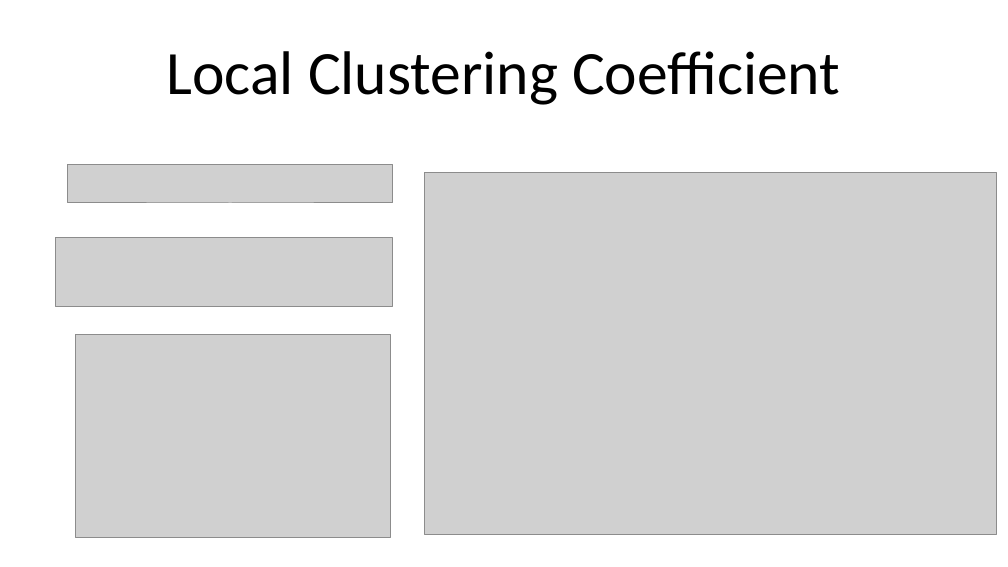
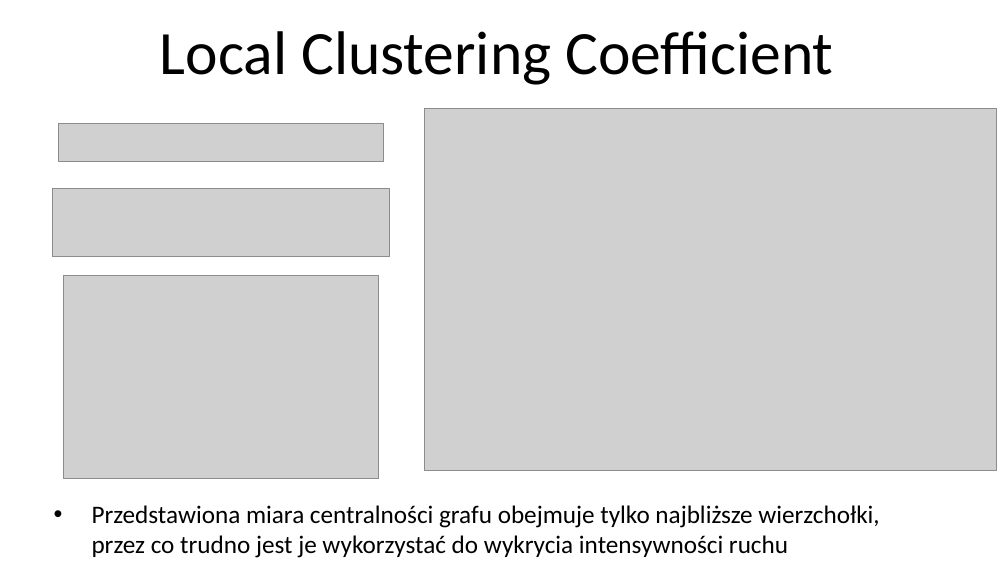
Before and after one commit to Albertll/PathViewer, a slide deck: slide 4 of Prezentacja.pptx (slide 5 before the commit). Drawn at 1008x567 pixels with LibreOffice and Linux fonts; fonts in the diff are those of the drawing; grey boxes stand for pictures. Boxes give left, top, right and bottom in pixels: in the first picture for what was removed or moved away, otherwise in the second. Text is boxed around its words. In the diff, an @@ line names an element or a change of style, - is before the commit and + after.

Commit message:
Added text to presentation

```diff
--- a/Prezentacja.pptx
+++ b/Prezentacja.pptx
@@ title "Local Clustering Coefficient": place and size @@
-title "Local Clustering Coefficient" at (167, 51, 840, 105)
+title "Local Clustering Coefficient" at (160, 31, 833, 85)
@@ picture: place and size @@
-picture at (424, 172, 996, 534)
+picture at (424, 109, 996, 471)
@@ picture: place and size @@
-picture at (68, 164, 393, 203)
+picture at (58, 123, 384, 161)
@@ picture: place and size @@
-picture at (55, 238, 392, 306)
+picture at (52, 188, 389, 257)
@@ picture: place and size @@
-picture at (76, 335, 391, 538)
+picture at (64, 275, 379, 479)
@@ text added at (92, 505, 879, 558), 18 pt, text #000000 @@
+• Przedstawiona miara centralności grafu obejmuje tylko najbliższe wierzchołki, przez co trudno jest je wykorzystać do wykrycia intensywności ruchu
```
Also in this commit, not shown: 2 other slides changed, 11 slides added, 12 slides removed.
